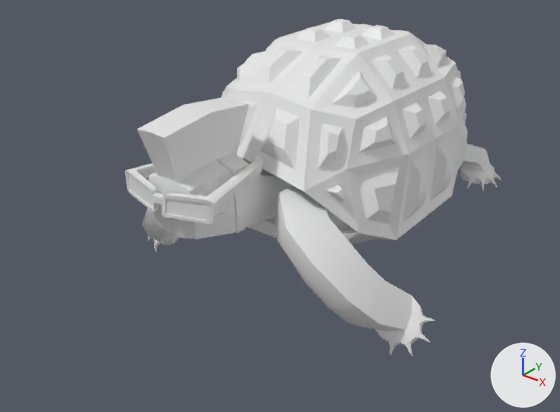
Renders of the FBX model Assets/Art/Assets3D/Character/Paqueras/Pets/TortoisePet.fbx from each side of a commit.
Camera for both pictures: a 50 mm lens placed at (0.745, -1.112, 0.746), pointed at (-0.063, -0.103, 0.12). Arrows for +X, +Y and +Z are at lower right; the lights stay in place. Materials are left out; every surface is plain grey. Where no turn or scale is listed for an object, it has been applied to the vertices. Vertices at the same position are counted once.

Objects in the first picture: 'Glasses', 'Mohican', 'TortoisePet', 'TortoiseShell'.
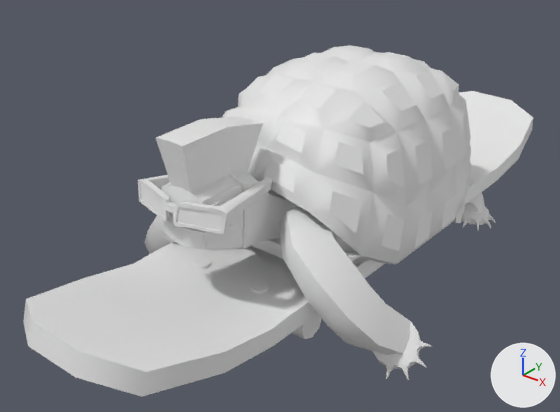
The edits, one by one:
me_tortoisepet is used by ob_tortoisepet; location (0.0, 0.0, 0.271).
me_tortoisepet had 788 vertices, 750 faces and spanned x -0.311..0.311, y -0.444..0.374, z -0.26..0.044.
me_tortoisepet now has 1447 vertices, 1402 faces and spans x -31.13..31.13, y -3.149..38.745, z -38.058..43.507.
me_tortoisepet part 1: the loose piece of 139 vertices spanning x 0.055..0.311, y -0.321..-0.14, z -0.26..-0.013 is multiplied about its middle by the matrix ((100.0, 0.0, 0.0), (0.0, -9.96, 99.503), (0.0, -99.503, -9.96)), then moved by (18.116, 9.316, 22.525).
me_tortoisepet part 2: the loose piece of 17 vertices spanning x 0.04..0.052, y -0.422..-0.378, z -0.002..0.023 is turned -95.7 degrees about the x axis through its middle and scaled by 100, then moved by (4.57, 25.83, 37.785).
me_tortoisepet part 3: a new loose piece of 406 vertices spanning x -19.042..19.042, y -0.479..12.964, z -38.058..-8.422.
me_tortoisepet part 4: a new loose piece of 352 vertices spanning x -19.785..19.785, y 5.124..38.745, z -31.074..25.809.
me_tortoisepet part 5: a new loose piece of 277 vertices spanning x -5.525..5.523, y 11.957..36.408, z 13.938..42.657.
me_tortoisepet part 6: a new loose piece of 139 vertices spanning x -31.13..-5.467, y -3.149..20.833, z 12.148..31.186.
me_tortoisepet part 7: a new loose piece of 100 vertices spanning x -8.961..8.961, y 23.603..27.484, z 24.766..43.507.
me_tortoisepet part 8: the loose piece of 360 vertices spanning x -0.19..0.19, y 0.076..0.374, z -0.183..-0.067 is deleted.
me_tortoisepet part 9: the loose piece of 131 vertices spanning x -0.311..-0.055, y -0.321..-0.14, z -0.26..-0.013 is deleted.
me_tortoisepet part 10: the loose piece of 124 vertices spanning x -0.053..0.053, y -0.444..-0.154, z -0.103..0.044 is deleted.
Mesh me_skate is new.
It has 340 vertices, 302 faces and spans x -0.15..0.151, y -0.658..0.658, z 0.0..0.159.
Object 'Mohican' (ob_mohican) is deleted.
Object 'Glasses' (ob_glasses) is deleted.
Object 'TortoisePet' (ob_tortoisepet) moves from (0.0, 0.0, 0.271) to (0.0, 0.0, 0.0).
Object 'TortoisePet' (ob_tortoisepet) turns from (0, 0, 0) to (90, 0, 0) degrees about x, y and z.
Object 'TortoisePet' (ob_tortoisepet) is rescaled from (1.0, 1.0, 1.0) to (0.01, 0.01, 0.01).
Object 'TortoiseShell' (ob_tortoiseshell) is deleted.
Object 'Skate' (ob_skate) is new; it shows me_skate.
Its location is (0.0, 0.0, 0.0).

Changed parts and their boxes [x1, y1, x2, y2] in the pictures (560 x 412 px; the box of a moved part takes in the faces that stretch with it):
'TortoisePet', reshaped, moved, turned, rescaled
    before: [142, 144, 501, 356]
    after: [138, 45, 496, 380]
'TortoiseShell', deleted
    before: [221, 19, 468, 245]
'Skate', added
    after: [23, 91, 533, 397]
'Mohican', deleted
    before: [137, 97, 249, 233]
'Glasses', deleted
    before: [125, 156, 263, 224]
part 1 of me_tortoisepet, moved or reshaped
    before: [272, 185, 435, 356]
    after: [279, 206, 432, 380]
part 2 of me_tortoisepet, moved or reshaped
    before: [198, 182, 221, 196]
    after: [212, 196, 232, 206]
part 3 of me_tortoisepet, added
    after: [461, 192, 496, 230]
part 4 of me_tortoisepet, added
    after: [222, 45, 471, 265]
part 5 of me_tortoisepet, added
    after: [156, 116, 298, 250]
part 6 of me_tortoisepet, added
    after: [144, 216, 175, 254]
part 7 of me_tortoisepet, added
    after: [138, 175, 272, 234]
part 8 of me_tortoisepet, deleted
    before: [460, 144, 501, 190]
part 9 of me_tortoisepet, deleted
    before: [142, 158, 252, 252]
part 10 of me_tortoisepet, deleted
    before: [148, 155, 292, 239]
